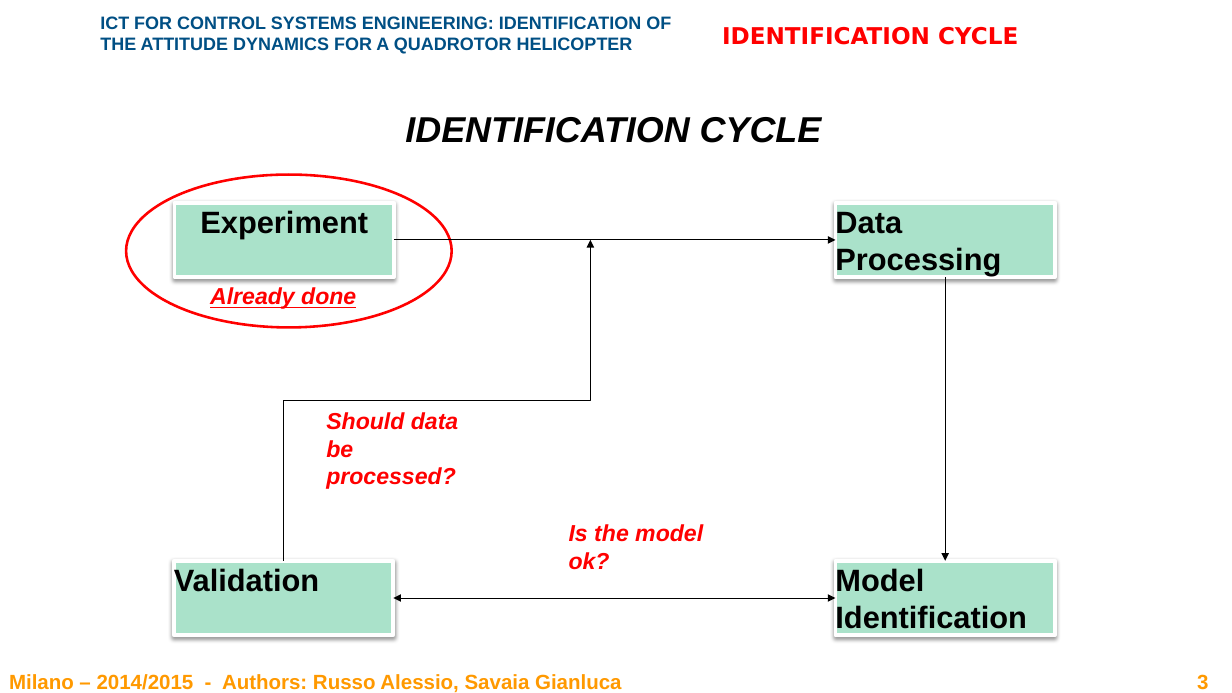
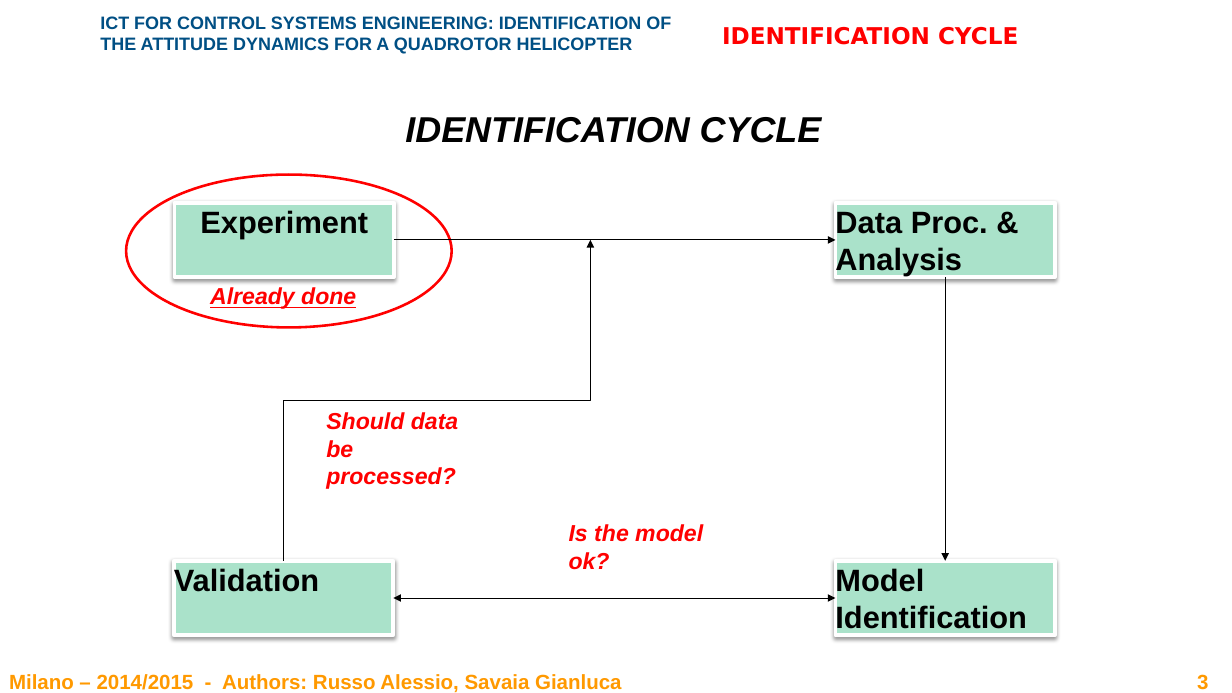
Before and after one commit to rssalessio/BlackBox-Quadrotor-Identification, a slide deck: slide 3 of report/Report.pptx. Drawn at 1232x693 pixels with LibreOffice and Linux fonts; fonts in the diff are those of the drawing; background and template pictures are left out. Boxes give left, top, right and bottom in pixels: in the first picture for what was removed or moved away, otherwise in the second. Text is boxed around its words. In the diff, an @@ line names an element or a change of style, - is before the commit and + after.

Commit message:
Report: data analysis, code improvements for tests
Additional work on the report, mainly on data analysis and processing.
Fixed some functions
Some tests

```diff
--- a/report/Report.pptx
+++ b/report/Report.pptx
@@ text in rectangle at box(835, 209, 988, 276): text changed @@
-Data Processing
+Data Proc. & Analysis
```
Also in this commit, not shown: 3 other slides changed, 11 slides added, 14 other files.
